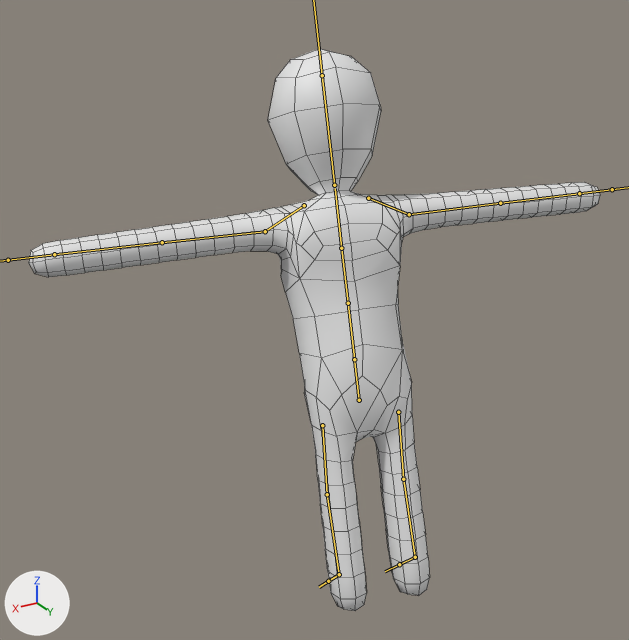
The FBX model Assets/Models/FbxFiles/Character/PizzaDelivaryBoy.fbx: old version first, new version second.
The view is the same before and after, from a 50 mm lens placed at (4.42, 6.51, 6.05), pointed at (0.28, -0.38, 2.6). Lighting does not change. The marker at lower left points along +X, +Y and +Z. The bones that bend it are drawn over the model as lines. Mesh edges are drawn as thin lines.

In view in the first picture: 'Player.001'.
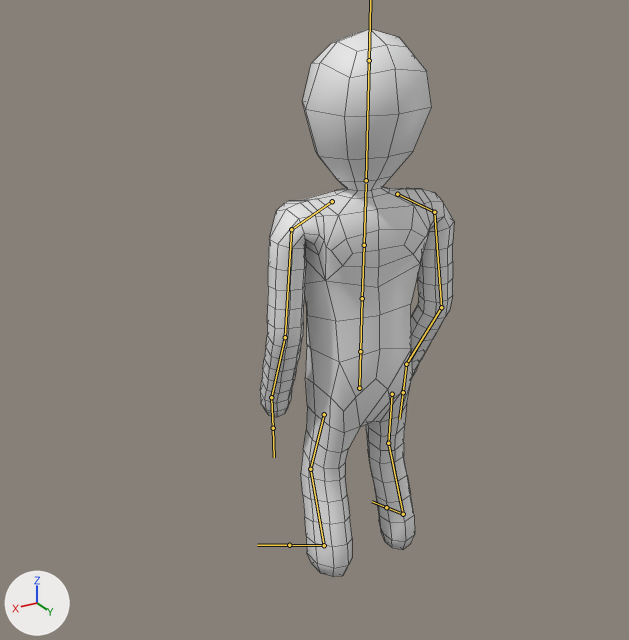
The newer file adds an action. The first version stands in its rest pose; the second is drawn at frame 98 of the action 'Armature|idle_Breathing'.

What differs and where, as boxes [x1, y1, x2, y2] in the pictures (629 x 640 px):
'Player.001', posed (66% narrower)
    before: [29, 49, 600, 611]
    after: [260, 29, 454, 577]
bone 'spine02', root to tip
    before: (348, 303) to (341, 248)
    after: (362, 298) to (364, 245)
bone 'spine03', root to tip
    before: (341, 248) to (335, 188)
    after: (364, 245) to (366, 184)
bone 'Head', root to tip
    before: (334, 185) to (322, 75)
    after: (366, 180) to (369, 60)
bone 'Sholder.L', root to tip
    before: (304, 205) to (265, 231)
    after: (332, 201) to (291, 229)
bone 'UpperHand.L', root to tip
    before: (265, 231) to (162, 242)
    after: (291, 229) to (285, 337)
bone 'LowerHand.L', root to tip
    before: (162, 242) to (54, 254)
    after: (285, 337) to (271, 397)
bone 'Hand.L', root to tip
    before: (54, 254) to (8, 260)
    after: (271, 397) to (273, 428)
bone 'Sholder.R', root to tip
    before: (368, 198) to (409, 214)
    after: (397, 194) to (434, 212)
bone 'UpperHand.R', root to tip
    before: (409, 214) to (500, 203)
    after: (434, 212) to (441, 307)
bone 'LowerHand.R', root to tip
    before: (500, 203) to (579, 193)
    after: (441, 307) to (406, 364)
bone 'Hand.R', root to tip
    before: (579, 193) to (612, 189)
    after: (406, 364) to (403, 392)
bone 'UpperLeg.L', root to tip
    before: (322, 425) to (327, 494)
    after: (324, 414) to (310, 469)
bone 'LowerLeg.L', root to tip
    before: (327, 494) to (339, 574)
    after: (310, 469) to (324, 545)
bone 'Foot.L', root to tip
    before: (339, 574) to (328, 581)
    after: (324, 545) to (289, 545)
bone 'UpperLeg.R', root to tip
    before: (398, 412) to (403, 479)
    after: (392, 394) to (388, 443)
bone 'LowerLeg.R', root to tip
    before: (403, 479) to (415, 557)
    after: (388, 443) to (403, 514)
bone 'Foot.R', root to tip
    before: (415, 557) to (399, 564)
    after: (403, 514) to (386, 507)

What the commit changed:
Object 'Armature' (bone_rig_object) moves from (0.14, 0.7, -0.06) to (-0.06, -0.08, -0.07).
Object 'Armature' (bone_rig_object) turns from (18, 1, -14) to (-2, 1, -1) degrees about its own x, y and z.
Bone 'spine02' (bone_spine02) turns from (0, 0, 0) to (0, -3, 0) degrees about its own x, y and z.
Bone 'spine03' (bone_spine03) turns from (0, 0, 0) to (0, -3, 0) degrees about its own x, y and z.
Bone 'Head' (bone_head) turns from (0, 0, 0) to (-1, 2, -1) degrees about its own x, y and z.
Bone 'Sholder.L' (bone_sholder_l) turns from (0, 0, 0) to (-6, -4, 2) degrees about its own x, y and z.
Bone 'UpperHand.L' (bone_upperhand_l) turns from (0, 0, 0) to (-7, 21, -86) degrees about its own x, y and z.
Bone 'LowerHand.L' (bone_lowerhand_l) turns from (0, 0, 0) to (29, 5, 1) degrees about its own x, y and z.
Bone 'Hand.L' (bone_hand_l) turns from (0, 0, 0) to (-14, -3, -7) degrees about its own x, y and z.
Bone 'Sholder.R' (bone_sholder_r) turns from (0, 0, 0) to (-1, 0, 1) degrees about its own x, y and z.
Bone 'UpperHand.R' (bone_upperhand_r) turns from (0, 0, 0) to (-4, -20, 84) degrees about its own x, y and z.
Bone 'LowerHand.R' (bone_lowerhand_r) turns from (0, 0, 0) to (29, -5, -1) degrees about its own x, y and z.
Bone 'Hand.R' (bone_hand_r) turns from (0, 0, 0) to (-17, 4, -2) degrees about its own x, y and z.
Bone 'UpperLeg.L' (bone_upperleg_l) turns from (0, 0, 0) to (4, -4, 5) degrees about its own x, y and z.
Bone 'LowerLeg.L' (bone_lowerleg_l) turns from (0, 0, 0) to (-23, -9, 4) degrees about its own x, y and z.
Bone 'Foot.L' (bone_foot_l) turns from (0, 0, 0) to (16, -9, -1) degrees about its own x, y and z.
Bone 'UpperLeg.R' (bone_upperleg_r) turns from (0, 0, 0) to (4, 9, -6) degrees about its own x, y and z.
Bone 'LowerLeg.R' (bone_lowerleg_r) turns from (0, 0, 0) to (-20, 3, -2) degrees about its own x, y and z.
Bone 'Foot.R' (bone_foot_r) turns from (0, 0, 0) to (12, 6, 3) degrees about its own x, y and z.
